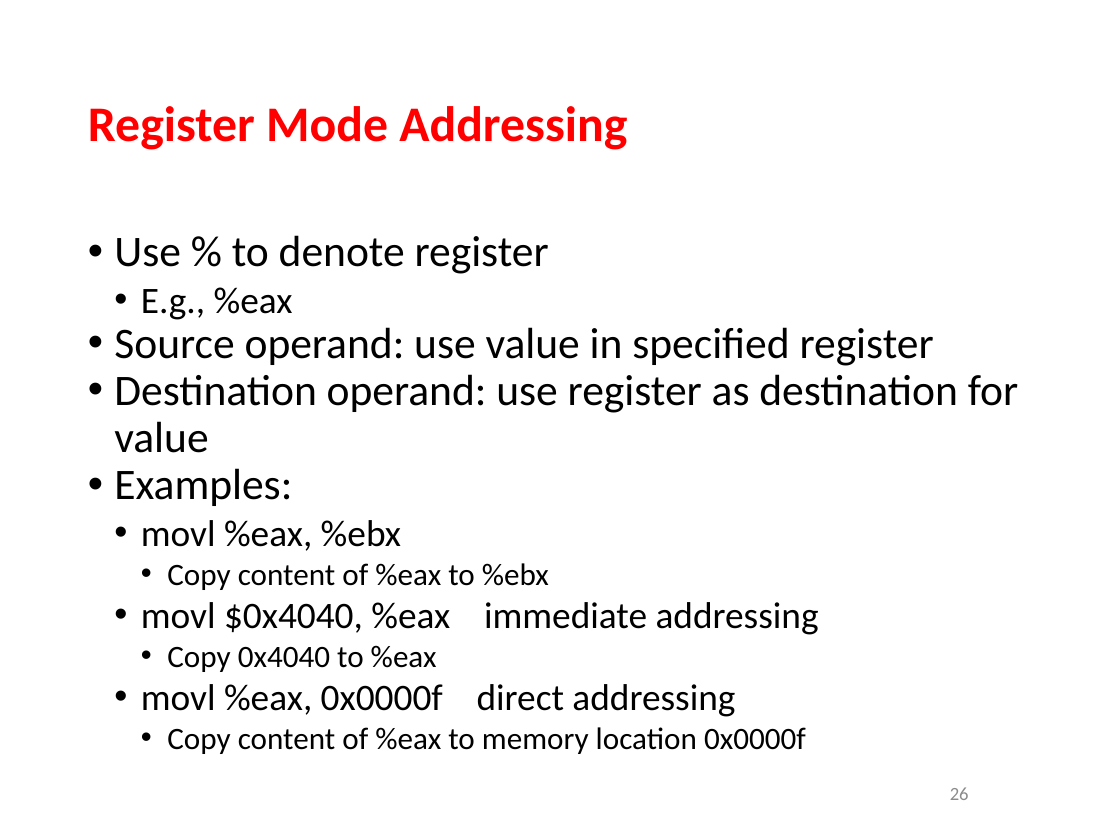
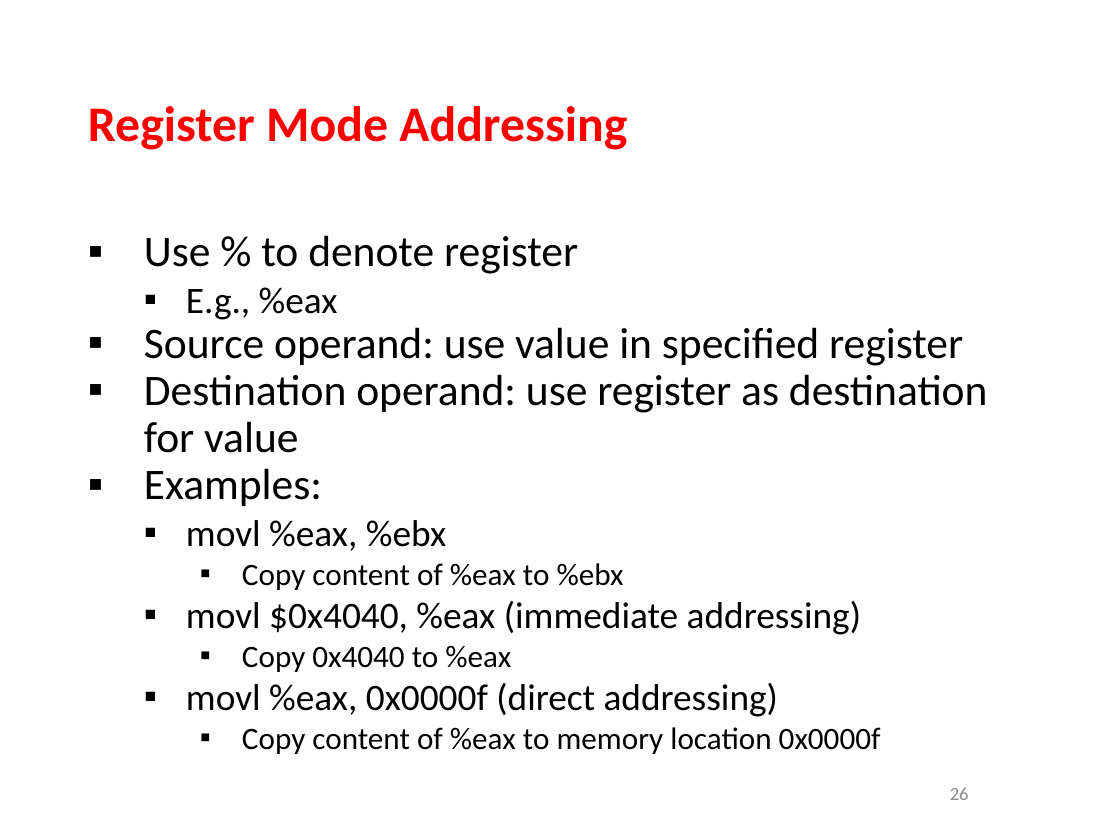
Before and after one commit to USMC1941/CS211-Rutgers, a slide deck: slide 26 of Recitations/Abu Shoeb/7-8 Abu Shoeb.pptx. Drawn at 1120x840 pixels with LibreOffice and Linux fonts; fonts in the diff are those of the drawing. Boxes give left, top, right and bottom in pixels: in the first picture for what was removed or moved away, otherwise in the second. Text is boxed around its words. In the diff, an @@ line names an element or a change of style, - is before the commit and + after.

```diff
--- a/Recitations/Abu Shoeb/7-8 Abu Shoeb.pptx
+++ b/Recitations/Abu Shoeb/7-8 Abu Shoeb.pptx
@@ text at (x1=144, y1=235, x2=988, y2=754): bullet • to ▪ @@
@@ text at (x1=186, y1=601, x2=861, y2=635): text changed @@
-  • movl $0x4040, %eax immediate addressing
+  ▪ movl $0x4040, %eax (immediate addressing)
@@ text at (x1=186, y1=683, x2=778, y2=717): text changed @@
-  • movl %eax, 0x0000f direct addressing
+  ▪ movl %eax, 0x0000f (direct addressing)
```
Also in this commit, not shown: 21 other slides changed, 9 other files.
